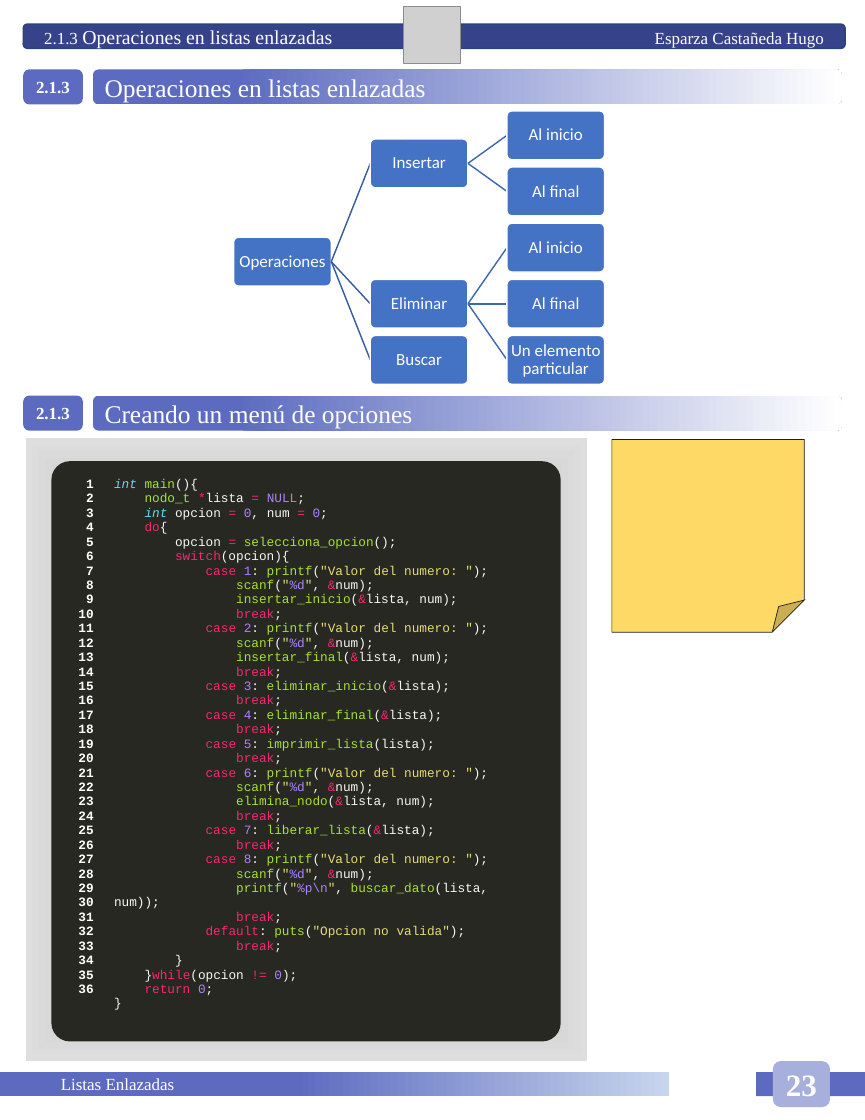
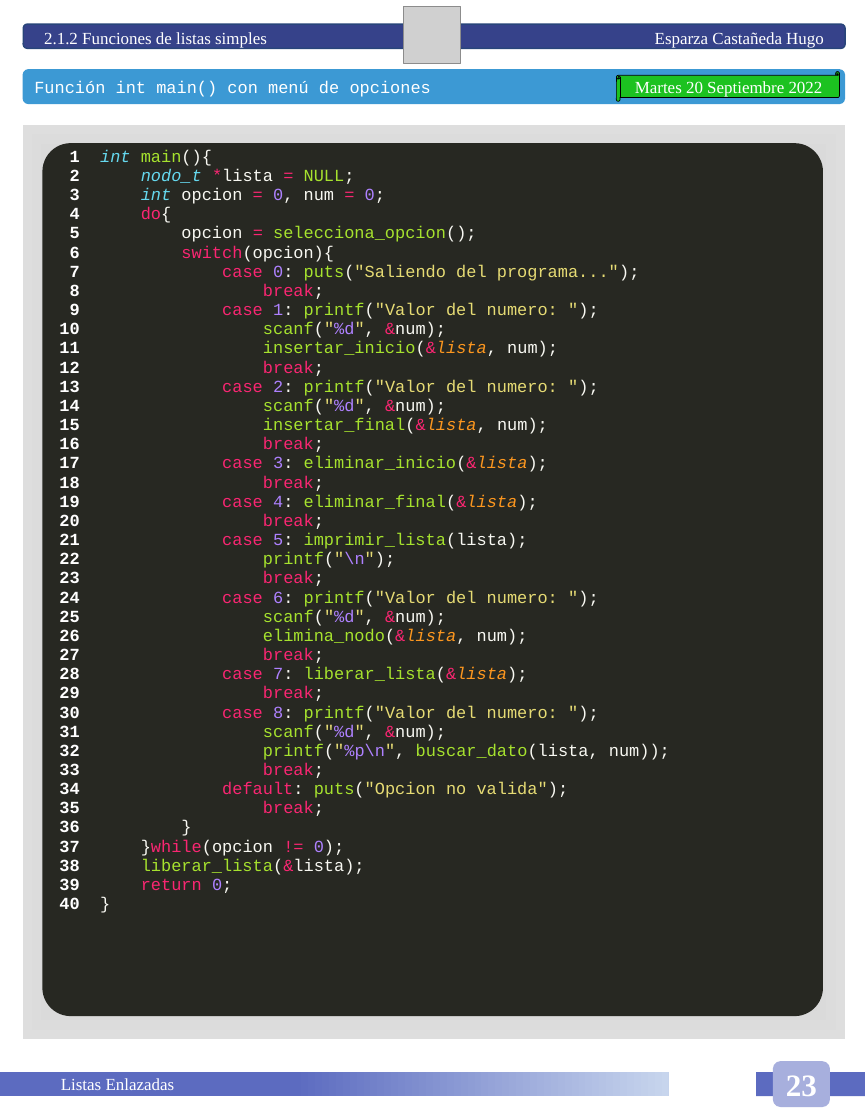
Before and after one commit to HugoEsparzaC/Libreta-Estructuras-II, a slide deck: slide 54 of Libreta Estructuras de Datos II.pptx (slide 50 before the commit). Drawn at 865x1120 pixels with LibreOffice and Linux fonts; fonts in the diff are those of the drawing; grey boxes stand for pictures. Boxes give left, top, right and bottom in pixels: in the first picture for what was removed or moved away, otherwise in the second. Text is boxed around its words. In the diff, an @@ line names an element or a change of style, - is before the commit and + after.

```diff
--- a/Libreta Estructuras de Datos II.pptx
+++ b/Libreta Estructuras de Datos II.pptx
@@ text in rounded rectangle at (44,32,824,48): text changed; size 14 to 12 pt @@
-2.1.3 Operaciones en listas enlazadas Esparza Castañeda Hugo
+2.1.2 Funciones de listas simples Esparza Castañeda Hugo
@@ rounded rectangle "Función int main() con menú ...": place and size @@
-rounded rectangle "Función int main() con menú ..." at (93,69,842,104)
+rounded rectangle "Función int main() con menú ..." at (22,69,845,104)
@@ rounded rectangle "Función int main() con menú ..." at (22,69,845,104): fill gradient #5C6BC0 to #FFFFFF to #3C99D4 @@
@@ rounded rectangle removed at (23,69,83,104) @@
-2.1.3
@@ text in rounded rectangle at (34,80,431,97): text changed; size 18 to 12 pt; font Times New Roman to Courier New @@
-Operaciones en listas enlazadas
+Función int main() con menú de opciones
@@ horizontal scroll added at (617,71,840,101), fill #1CC220, outline #000000 0.5 pt, 12 pt, text #FFFFFF @@
+Martes 20 Septiembre 2022
@@ rectangle: place and size @@
-rectangle at (25,439,587,1061)
+rectangle at (22,125,845,1039)
@@ table at (42,143,822,968) @@
-row 1, column 1: 1 / 2 / 3 / 4 / 5 / 6 / 7 / 8 / 9 / 10 / 11 / 12 / 13 / 14 / 15 / 16 / 17 / 18 / 19 / 20 / 21 / 22 / 23 / 24 / 25 / 26 / 27 / 28 / 29 / 30 / 31 / 32 / 33 / 34 / 35 / 36
+row 1, column 1: 1 / 2 / 3 / 4 / 5 / 6 / 7 / 8 / 9 / 10 / 11 / 12 / 13 / 14 / 15 / 16 / 17 / 18 / 19 / 20 / 21 / 22 / 23 / 24 / 25 / 26 / 27 / 28 / 29 / 30 / 31 / 32 / 33 / 34 / 35 / 36 / 37 / 38 / 39 / 40
@@ row 1, column 2: "int main(){ / nodo_t *lista = NULL; / int opcion = 0, num = 0; / do{ / opcion = selecciona_opcion(); / switch(opcion){ / case 1: printf("Valor del numero: "); / scanf("%d", &num); / insertar_inicio(&lista, num); / break; / case 2: printf("Valor del numero: "); / scanf("%d", &num); / insertar_final(&lista, num); / break; / case 3: eliminar_inicio(&lista); / break; / case 4: eliminar_final(&lista); / break; / case 5: imprimir_lista(lista); / break; / case 6: printf("Valor del numero: "); / scanf("%d", &num); / elimina_nodo(&lista, num); / break; / case 7: liberar_lista(&lista); / break; / case 8: printf("Valor del numero: "); / scanf("%d", &num); / printf("%p\n", buscar_dato(lista, num)); / break; / default: puts("Opcion no valida"); / break; / } / }while(opcion != 0); / return 0; / }" to "int main(){ / nodo_t *lista = NULL; / int opcion = 0, num = 0; / do{ / opcion = selecciona_opcion(); / switch(opcion){ / case 0: puts("Saliendo del programa..."); / break; / case 1: printf("Valor del numero: "); / scanf("%d", &num); / insertar_inicio(&lista, num); / break; / case 2: printf("Valor del numero: "); / scanf("%d", &num); / insertar_final(&lista, num); / break; / case 3: eliminar_inicio(&lista); / break; / case 4: eliminar_final(&lista); / break; / case 5: imprimir_lista(lista); / printf("\n"); / break; / case 6: printf("Valor del numero: "); / scanf("%d", &num); / elimina_nodo(&lista, num); / break; / case 7: liberar_lista(&lista); / break; / case 8: printf("Valor del numero: "); / scanf("%d", &num); / printf("%p\n", buscar_dato(lista, num)); / break; / default: puts("Opcion no valida"); / break; / } / }while(opcion != 0); / liberar_lista(&lista); / return 0; / }" @@
@@ table: place and size @@
-table at (67,472,533,1032)
+table at (42,143,822,968)
@@ rounded rectangle: place and size @@
-rounded rectangle at (52,461,561,1041)
+rounded rectangle at (43,143,823,1016)
@@ group removed at (234,111,604,385): 9 rounded rectangles, 9 texts, 8 freeform shapes @@
-Operaciones
-Insertar
-Al inicio
-Al final
-Eliminar
-Al inicio
-Al final
-Un elemento particular
-Buscar
@@ rounded rectangle removed at (23,396,83,430) @@
-2.1.3
@@ rounded rectangle removed at (93,396,842,430) @@
-Creando un menú de opciones
@@ folded corner removed at (612,440,804,632) @@
```
Also in this commit, not shown: 9 other slides changed, 5 slides added, 1 slide removed, 1 other file.
